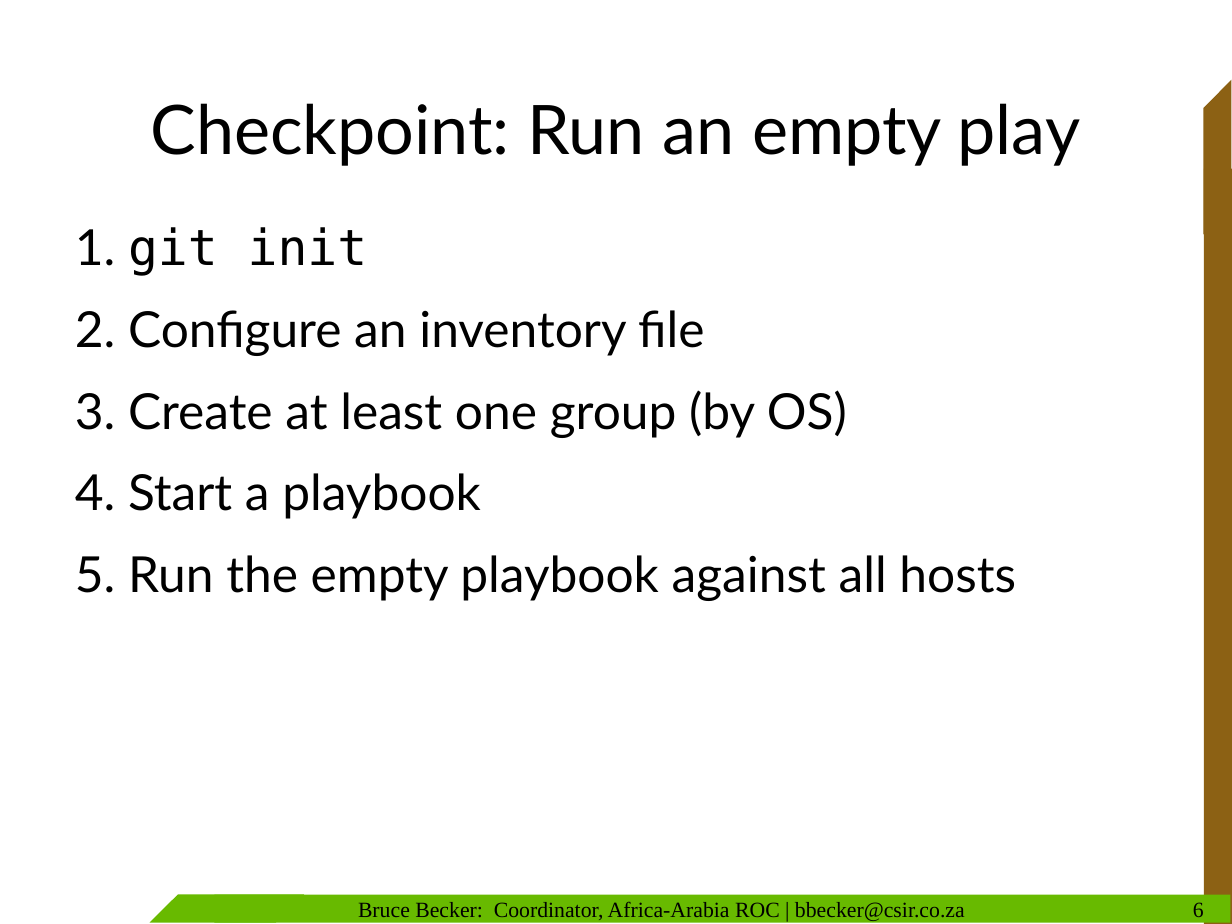
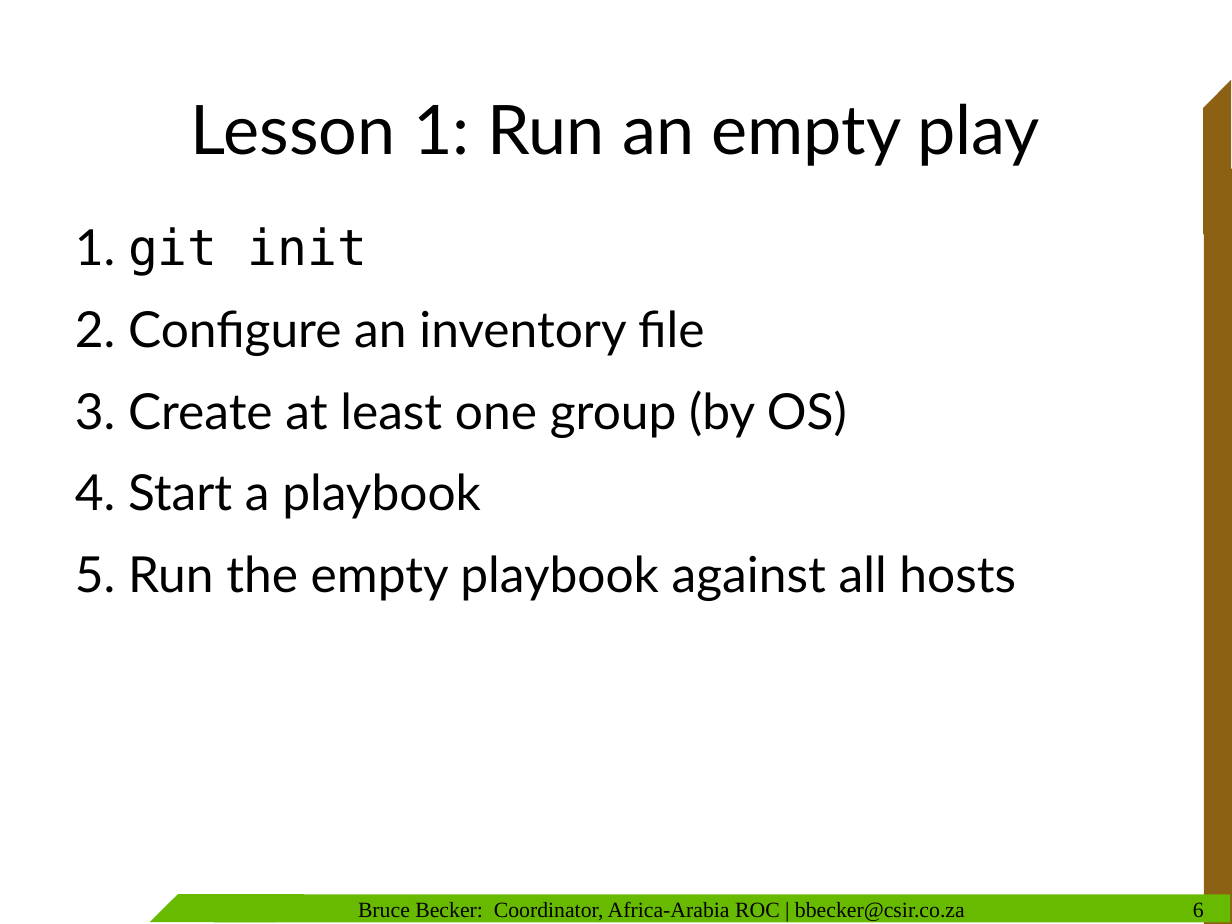
Before and after one commit to AAROC/AnsibleBootCamp, a slide deck: slide 6 of Deeper into Ansible.odp. Drawn at 1232x924 pixels with LibreOffice and Linux fonts; fonts in the diff are those of the drawing; background and template pictures are left out. Boxes give left, top, right and bottom in pixels: in the first picture for what was removed or moved away, otherwise in the second. Text is boxed around its words. In the diff, an @@ line names an element or a change of style, - is before the commit and + after.

Commit message:
Some changes

```diff
--- a/Deeper into Ansible.odp
+++ b/Deeper into Ansible.odp
@@ title at (191,103,1040,166): text changed @@
-Checkpoint: Run an empty play
+Lesson 1: Run an empty play
```
Also in this commit, not shown: 1 other slide changed, 14 slides added, 10 slides removed.
